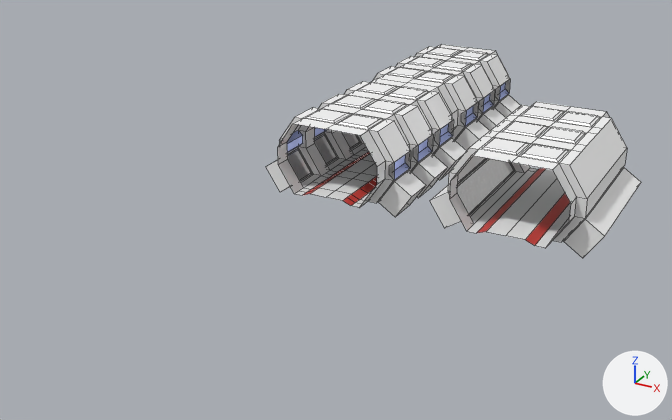
A saved change to the Blender file _Assets/Models/spacetile.blend.
Camera for both pictures: a camera (50 mm lens) standing at (2257.0, -3995.0, 1955.0) and looking at (148.0, -161.0, 38.0). Lighting does not change. The marker at lower right points along +X, +Y and +Z. The older version comes first. Mesh edges are drawn as thin lines.

The first picture shows 'Corridor1', 'Corridor2', 'CorridorInstance'.
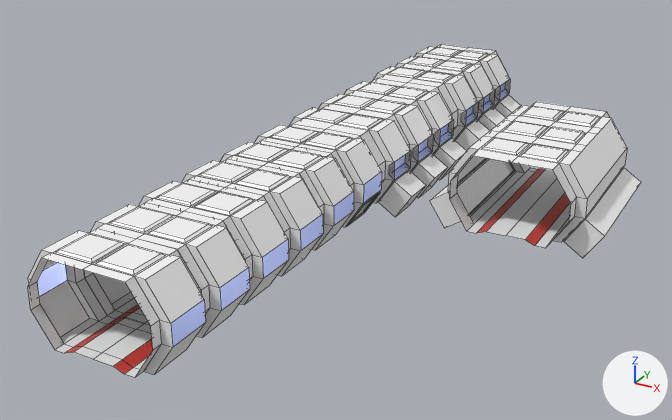
The edits, one by one:
Mesh me_plane_009 is new.
It has 56 vertices, 44 faces and spans x 0.0..349.0, y 1.0..300.0, z 0.0..410.0.
Faces by material slot: [34, 1, 3, 6].
It uses material mat_space_base (white #ffffff).
It uses material mat_space_trim_blue (blue #b9c7ff).
It uses material mat_space_trim_red (red #e74b43).
It uses material mat_space_trim_dark (white #ededed).
Mesh me_plane_002 is new.
It has 70 vertices, 52 faces and spans x 0.0..349.0, y 1.0..550.0, z 0.0..410.0.
Faces by material slot: [37, 1, 3, 5, 6].
It uses material mat_space_base (white #ffffff).
It uses material mat_space_trim_blue (blue #b9c7ff).
It uses material mat_space_trim_red (red #e74b43).
It uses material mat_space_trim_reflect (white #e7e7e7).
It uses material mat_space_trim_dark (white #ededed).
Object 'Corridor1.006' (ob_corridor1_006) is new; it shows me_plane_009.
Its location is (0.0, -1500.0, 0.0).
Its rotation in degrees is (0, 0, 180).
It gains a MIRROR modifier named 'Mirror'.
Object 'Corridor1.005' (ob_corridor1_005) is new; it shows a copy of me_plane_009.
Its location is (0.0, -1200.0, 0.0).
Its rotation in degrees is (0, 0, 180).
It gains a MIRROR modifier named 'Mirror'.
Object 'Corridor1.004' (ob_corridor1_004) is new; it shows a copy of me_plane_009.
Its location is (0.0, -900.0, 0.0).
Its rotation in degrees is (0, 0, 180).
It gains a MIRROR modifier named 'Mirror'.
Object 'Corridor1.003' (ob_corridor1_003) is new; it shows a copy of me_plane_009.
Its location is (0.0, -600.0, 0.0).
Its rotation in degrees is (0, 0, 180).
It gains a MIRROR modifier named 'Mirror'.
Object 'Corridor1.002' (ob_corridor1_002) is new; it shows a copy of me_plane_009.
Its location is (0.0, -300.0, 0.0).
Its rotation in degrees is (0, 0, 180).
It gains a MIRROR modifier named 'Mirror'.
Object 'Corridor1.001' (ob_corridor1_001) is new; it shows me_plane_002.
Its location is (0.0, 0.0, 0.0).
Its rotation in degrees is (0, 0, 180).
It gains a MIRROR modifier named 'Mirror'.

Location of each change, (x1, y1, x2, y2) in pixels of the pictures (672 x 420 px):
'Corridor1.006', added
    after: (28, 228, 206, 378)
    faces in mat_space_base (white #ffffff): (28, 228, 206, 378)
    faces in mat_space_trim_dark (white #ededed): (28, 250, 201, 377)
    faces in mat_space_trim_blue (blue #b9c7ff): (37, 263, 206, 347)
    faces in mat_space_trim_red (red #e74b43): (66, 318, 153, 374)
'Corridor1.005', added
    after: (84, 202, 250, 337)
    faces in mat_space_base (white #ffffff): (91, 202, 249, 337)
    faces in mat_space_trim_dark (white #ededed): (84, 221, 245, 316)
    faces in mat_space_trim_blue (blue #b9c7ff): (113, 232, 250, 310)
'Corridor1.004', added
    after: (139, 179, 289, 305)
    faces in mat_space_base (white #ffffff): (139, 179, 288, 305)
    faces in mat_space_trim_blue (blue #b9c7ff): (262, 239, 289, 279)
    faces in mat_space_trim_dark (white #ededed): (224, 196, 267, 281)
'Corridor1.003', added
    after: (180, 159, 323, 276)
    faces in mat_space_base (white #ffffff): (182, 159, 323, 276)
    faces in mat_space_trim_blue (blue #b9c7ff): (184, 211, 323, 250)
    faces in mat_space_trim_dark (white #ededed): (180, 174, 302, 251)
'Corridor1.002', added
    after: (217, 140, 354, 250)
    faces in mat_space_base (white #ffffff): (220, 140, 354, 250)
    faces in mat_space_trim_blue (blue #b9c7ff): (226, 187, 354, 225)
    faces in mat_space_trim_dark (white #ededed): (217, 154, 334, 234)
'Corridor1.001', added
    after: (255, 124, 382, 227)
    faces in mat_space_base (white #ffffff): (255, 124, 382, 227)
    faces in mat_space_trim_blue (blue #b9c7ff): (363, 172, 382, 203)
    faces in mat_space_trim_dark (white #ededed): (263, 136, 362, 191)
    faces in mat_space_trim_reflect (white #e7e7e7): (348, 192, 380, 226)
